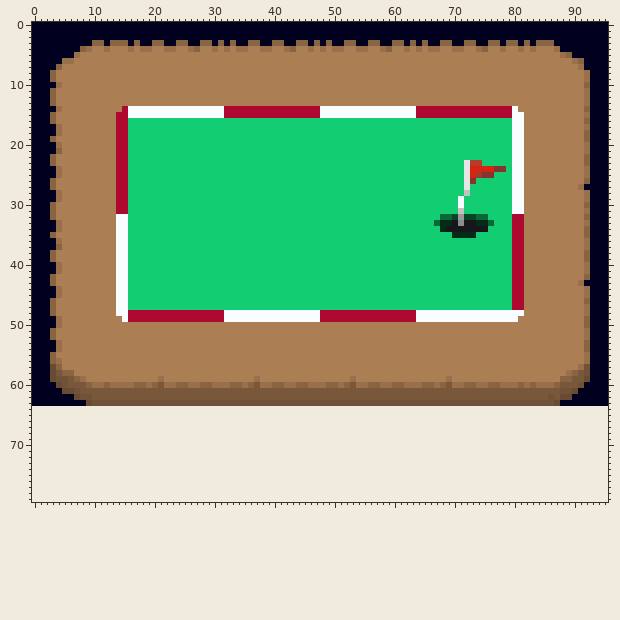
Sprite sheet -- Src/LevelSelect/MapSelectMap1.png. The picture above is the old version.
The file is 96x64 pixels. Colours within 5 levels of each other are drawn and written as one. The old version is drawn lined up with the new one, on the new canvas.
Now the later version:
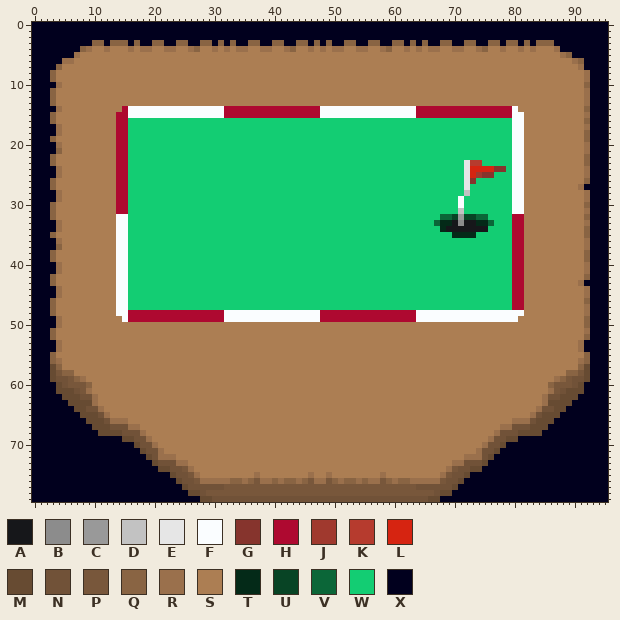
Palette (. is transparent): A #16171a  B #8c8c8c  C #999999  D #c2c2c2  E #e6e6e6  F #fafdff  G #86342d  H #ae0930  J #a0392e  K #b63b2e  L #d62411  M #674b32  N #715238  P #78573b  Q #896443  R #9a704c  S #ac7e53  T #042a18  U #084425  V #0b6638  W #13cd73  X #01001e
The edit:
canvas 96x64 -> 96x80
Changed rows in their new state; - is an unchanged pixel.
first column x 0:
52 --------------------------------------------------------------------------------------------Q---
53 -------------------------------------------------------------------------------------------RX---
54 -------------------------------------------------------------------------------------------RX---
55 --------------------------------------------------------------------------------------------Q---
56 -------------------------------------------------------------------------------------------RQ---
57 -------------------------------------------------------------------------------------------QM---
58 -----------------------------------------------------------------------------------------Q--M---
59 ---------------------S---------------S---------------S---------------S-----------------R-PNN----
60 ----------SSSSSSSSSSSSSSSSSSSSSSSSSSSSSSSSSSSSSSSSSSSSSSSSSSSSSSSSSSSSSSSSSSSSSSSSSSSSQP--NM----
61 ----M----RSSSSSSSSSSSSSSSSSSSSSSSSSSSSSSSSSSSSSSSSSSSSSSSSSSSSSSSSSSSSSSSSSSSSSSSSSSSSR--M-M----
62 -----MM---RSSSSSSSSSSSSSSSSSSSSSSSSSSSSSSSSSSSSSSSSSSSSSSSSSSSSSSSSSSSSSSSSSSSSSSSSSSR-N--M-----
63 ------MMM-RSSSSSSSSSSSSSSSSSSSSSSSSSSSSSSSSSSSSSSSSSSSSSSSSSSSSSSSSSSSSSSSSSSSSSSSSSSRM-MM------
64 XXXXXXXMMNNRSSSSSSSSSSSSSSSSSSSSSSSSSSSSSSSSSSSSSSSSSSSSSSSSSSSSSSSSSSSSSSSSSSSSSSSSRNNMMXXXXXXX
65 XXXXXXXXMMMNRSSSSSSSSSSSSSSSSSSSSSSSSSSSSSSSSSSSSSSSSSSSSSSSSSSSSSSSSSSSSSSSSSSSSSSRNMMMXXXXXXXX
66 XXXXXXXXXMMMNRRRSSSSSSSSSSSSSSSSSSSSSSSSSSSSSSSSSSSSSSSSSSSSSSSSSSSSSSSSSSSSSSSSRRRNMMMXXXXXXXXX
67 XXXXXXXXXXMMMNNNRRSSSSSSSSSSSSSSSSSSSSSSSSSSSSSSSSSSSSSSSSSSSSSSSSSSSSSSSSSSSSRRNNNMMMXXXXXXXXXX
68 XXXXXXXXXXXMMMMNNNRSSSSSSSSSSSSSSSSSSSSSSSSSSSSSSSSSSSSSSSSSSSSSSSSSSSSSSSSSSRNNNMMMMXXXXXXXXXXX
69 XXXXXXXXXXXXXXXMMNNRSSSSSSSSSSSSSSSSSSSSSSSSSSSSSSSSSSSSSSSSSSSSSSSSSSSSSSSSRNNMMXXXXXXXXXXXXXXX
70 XXXXXXXXXXXXXXXXXMNNRSSSSSSSSSSSSSSSSSSSSSSSSSSSSSSSSSSSSSSSSSSSSSSSSSSSSSSRNNMXXXXXXXXXXXXXXXXX
71 XXXXXXXXXXXXXXXXXXMNNRSSSSSSSSSSSSSSSSSSSSSSSSSSSSSSSSSSSSSSSSSSSSSSSSSSSSRNNMXXXXXXXXXXXXXXXXXX
72 XXXXXXXXXXXXXXXXXXXMNRRRSSSSSSSSSSSSSSSSSSSSSSSSSSSSSSSSSSSSSSSSSSSSSSSSRRRNMXXXXXXXXXXXXXXXXXXX
73 XXXXXXXXXXXXXXXXXXXXMNNNRRSSSSSSSSSSSSSSSSSSSSSSSSSSSSSSSSSSSSSSSSSSSSRRNNNMXXXXXXXXXXXXXXXXXXXX
74 XXXXXXXXXXXXXXXXXXXXXMMNNPRSSSSSSSSSSSSSSSSSSSSSSSSSSSSSSSSSSSSSSSSSSRPNNMMXXXXXXXXXXXXXXXXXXXXX
75 XXXXXXXXXXXXXXXXXXXXXXXMNNPRSSSSSSSSSRSSSSSSSSRSSRSSSSSSSSRSSSSSSSSSRPNNMXXXXXXXXXXXXXXXXXXXXXXX
76 XXXXXXXXXXXXXXXXXXXXXXXXMNNPRRRRRQQRQPRRQRQQRQPRRPQRQQRQRRPQRQQRRRRRPNNMXXXXXXXXXXXXXXXXXXXXXXXX
77 XXXXXXXXXXXXXXXXXXXXXXXXXMNNNNNNPPPPPPPPPPPPPPPPPPPPPPPPPPPPPPPPNNNNNNMXXXXXXXXXXXXXXXXXXXXXXXXX
78 XXXXXXXXXXXXXXXXXXXXXXXXXXMMNPPPPPPPPPPPPPPPPPPPPPPPPPPPPPPPPPPPPPPNMMXXXXXXXXXXXXXXXXXXXXXXXXXX
79 XXXXXXXXXXXXXXXXXXXXXXXXXXXXMMNNNNNNNNNNNNNNNNNNNNNNNNNNNNNNNNNNNNMMXXXXXXXXXXXXXXXXXXXXXXXXXXXX
Where, in picture pixels (left, top, right, bottom), the same in both pictures:
changed: (32, 334, 608, 502)
